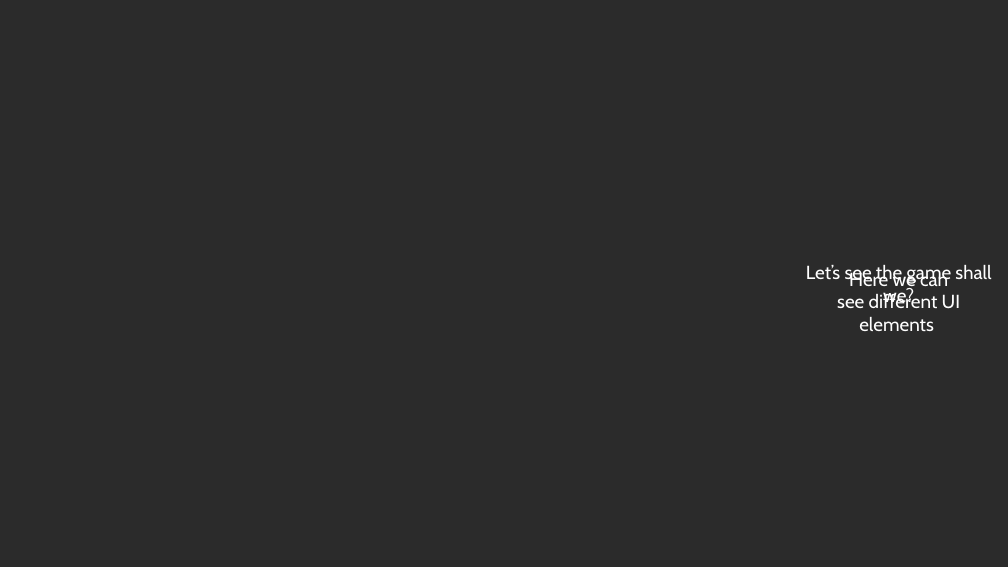
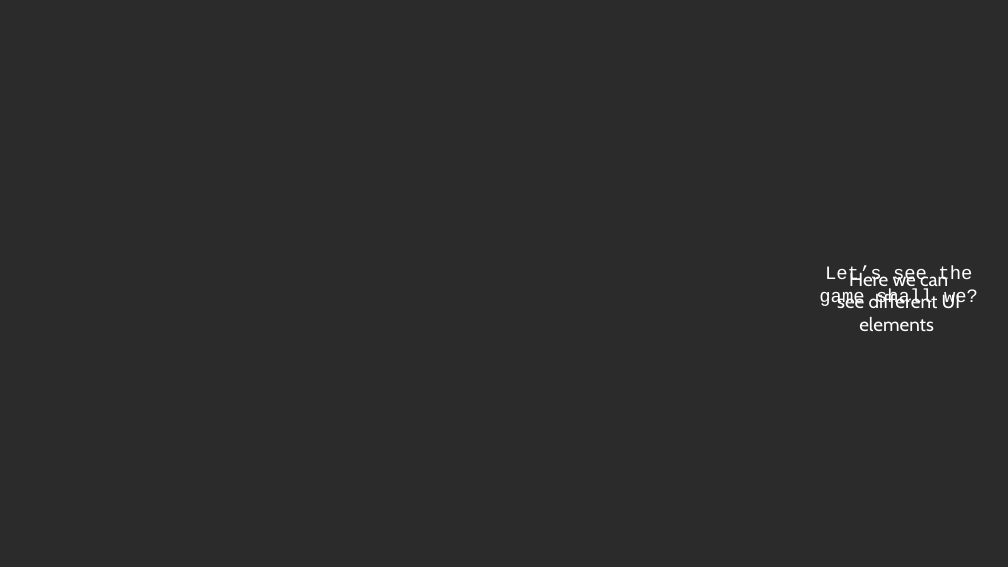
Before and after one commit to Smonk12/Smonk-PPT, a slide deck: slide 7 of Dungeon-crawl-C#.pptx. Drawn at 1008x567 pixels with LibreOffice and Linux fonts; fonts in the diff are those of the drawing; background and template pictures are left out; a plain dark background stands for a picture behind light text. Boxes give left, top, right and bottom in pixels: in the first picture for what was removed or moved away, otherwise in the second. Text is boxed around its words. In the diff, an @@ line names an element or a change of style, - is before the commit and + after.

```diff
--- a/Dungeon-crawl-C#.pptx
+++ b/Dungeon-crawl-C#.pptx
@@ text "Let’s see the game shall ..." at (819,266,978,307): font Cabin to Courier New @@
```
Also in this commit, not shown: 6 other slides changed.
